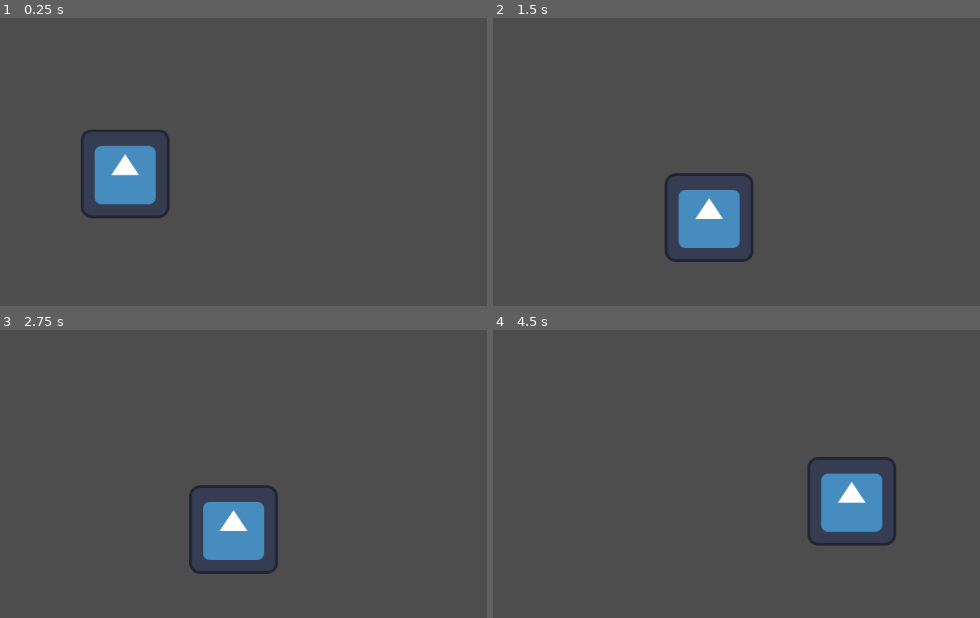
Above: before the commit, frames 1-4 (two rows, left to right).
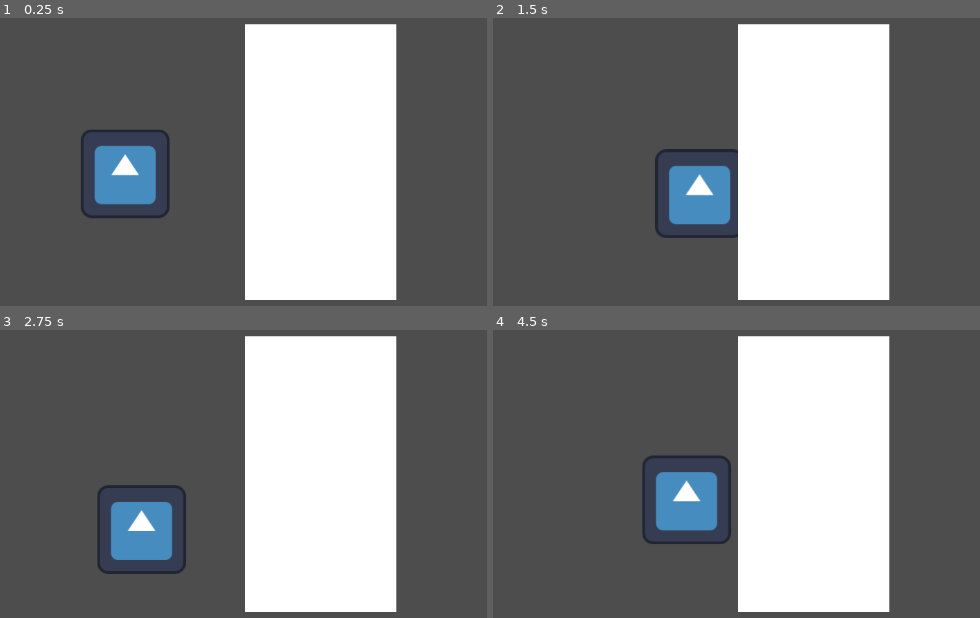
Above: after the commit, the same moments.

Repository: Joogensen/Lumen-Essense
Game: Godot game, scene res://Scenes/main.tscn
Two runs of this game, one before a commit and one after it. Both use one fixed random seed, a clock stepped at 60 frames per second and the inputs below. The engine's default icon, where the game draws it, is replaced by a stand-in: a white triangle on a blue panel in a dark square.
Inputs:
- Up to frame 1 (0.25 s): no input
- Up to frame 2 (1.5 s): hold Right (right) from 0.53 s (still down); tap Space (jump) at 0.6, 0.77, 1.07, 1.35 s
- Up to frame 3 (2.75 s): tap Space (jump) at 1.52, 1.82, 2.1 s; release Right (right) at 2.03 s; hold Left (left) from 2.03 s (still down)
- Up to frame 4 (4.5 s): release Left (left) at 2.78 s; hold Right (right) 2.78-4.28 s; tap Space (jump) at 2.85, 3.02, 3.32, 3.6, 3.77, 4.07, 4.35 s; hold Left (left) from 4.28 s (still down)

The runs differ from the first frame. In frame 1, 30% of the frame differs, in the area x 50-82%, y 2-98%; in frame 2, 34%; in frame 3, 35%, in the area x 19-82%, y 2-98%; in frame 4, 33%.

Commit message:
MovementWallJump

Diff:
--- a/Scenes/main.tscn
+++ b/Scenes/main.tscn
@@ -1,8 +1,11 @@
-[gd_scene load_steps=3 format=3 uid="uid://duu74ywubn1dj"]
+[gd_scene load_steps=4 format=3 uid="uid://duu74ywubn1dj"]
 
 [ext_resource type="PackedScene" uid="uid://bcvwccb8d3v58" path="res://Scenes/player.tscn" id="1_ahjb2"]
 
 [sub_resource type="WorldBoundaryShape2D" id="WorldBoundaryShape2D_8830q"]
+
+[sub_resource type="RectangleShape2D" id="RectangleShape2D_2l3o2"]
+size = Vector2(216.5, 395)
 
 [node name="Main" type="Node2D"]
 
@@ -14,3 +17,15 @@
 [node name="CollisionShape2D" type="CollisionShape2D" parent="StaticBody2D"]
 position = Vector2(554, 474)
 shape = SubResource("WorldBoundaryShape2D_8830q")
+
+[node name="StaticBody2D2" type="StaticBody2D" parent="."]
+
+[node name="CollisionShape2D" type="CollisionShape2D" parent="StaticBody2D2"]
+position = Vector2(834.75, 337.5)
+shape = SubResource("RectangleShape2D_2l3o2")
+
+[node name="ColorRect" type="ColorRect" parent="StaticBody2D2"]
+offset_left = 724.0
+offset_top = 139.0
+offset_right = 942.0
+offset_bottom = 537.0
--- a/Scripts/playerController.gd
+++ b/Scripts/playerController.gd
@@ -5,7 +5,8 @@
 @export_range(0,1) var acceleration = 0.1
 @export_range(0,1) var deceleration = 0.1
 
-const JUMP_VELOCITY = -400.0
+@export var jump_force = -400
+@export_range(0,1) var decelerate_on_jump_release = 0.5
 
 
 func _physics_process(delta: float) -> void:
@@ -14,8 +15,11 @@
 		velocity += get_gravity() * delta
 
 	# Handle jump.
-	if Input.is_action_just_pressed("jump") and is_on_floor():
-		velocity.y = JUMP_VELOCITY
+	if Input.is_action_just_pressed("jump") and (is_on_floor() or is_on_wall()):
+		velocity.y = jump_force
+
+	if Input.is_action_just_released("jump") and velocity.y < 0:
+		velocity.y *= decelerate_on_jump_release
 
 	# Get the input direction and handle the movement/deceleration.
 	# As good practice, you should replace UI actions with custom gameplay actions.
